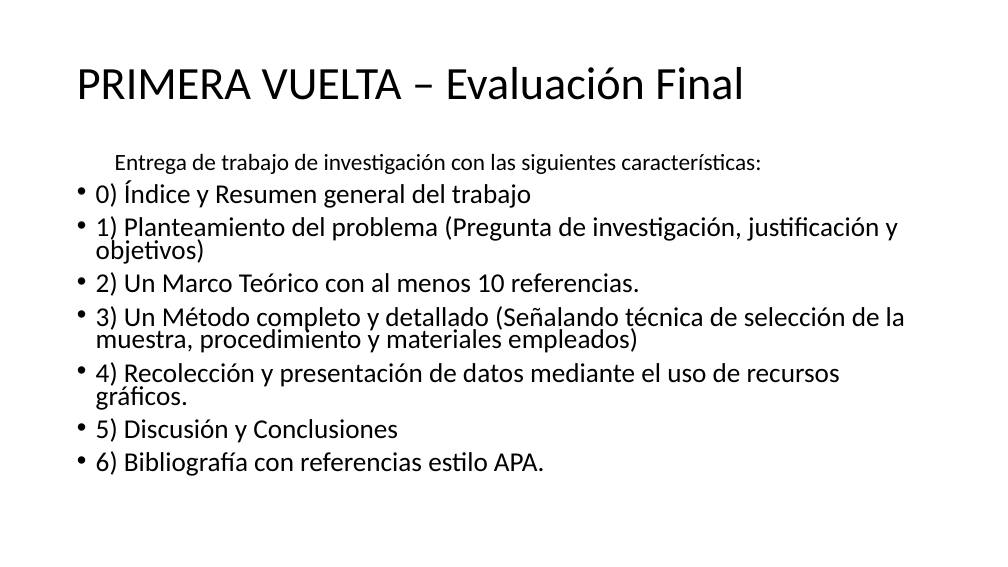
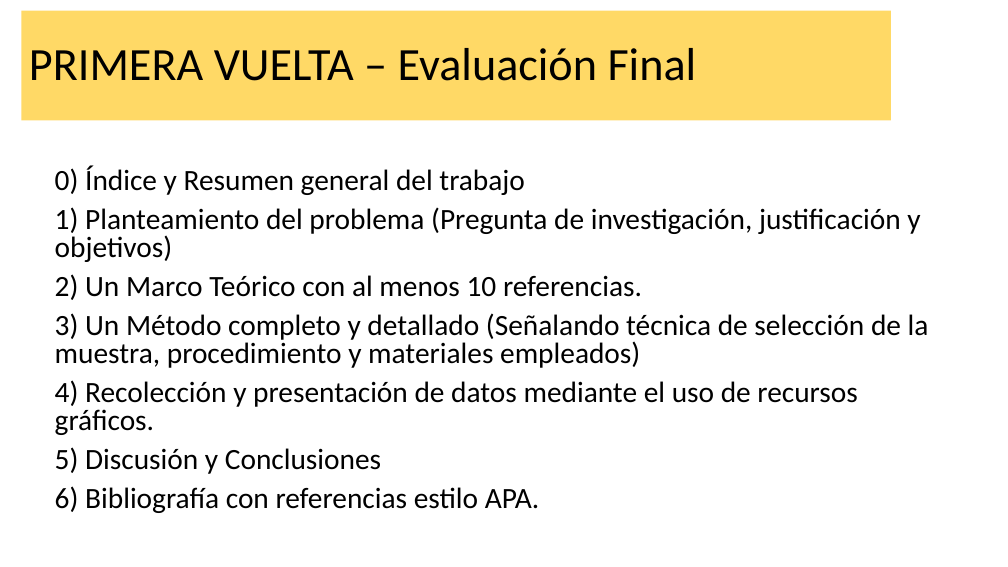
Before and after one commit to Adrifelcha/afchavez-019, a slide deck: slide 8 of JeanPiaget/2019-2020/Cuarentena/Evaluación Final.pptx (slide 6 before the commit). Drawn at 1008x567 pixels with LibreOffice and Linux fonts; fonts in the diff are those of the drawing. Boxes give left, top, right and bottom in pixels: in the first picture for what was removed or moved away, otherwise in the second. Text is boxed around its words. In the diff, an @@ line names an element or a change of style, - is before the commit and + after.

```diff
--- a/JeanPiaget/2019-2020/Cuarentena/Evaluación Final.pptx
+++ b/JeanPiaget/2019-2020/Cuarentena/Evaluación Final.pptx
@@ title "PRIMERA VUELTA – Evaluación Final" resized from (x1=77, y1=67, x2=744, y2=100) to (x1=21, y1=11, x2=891, y2=120) @@
@@ title "PRIMERA VUELTA – Evaluación Final" at (x1=21, y1=11, x2=891, y2=120): fill none to #FFD966 @@
@@ text "0) Índice y Resumen general ..." moved from (x1=96, y1=153, x2=905, y2=476) to (x1=55, y1=166, x2=929, y2=513) @@
@@ text "0) Índice y Resumen general ..." at (x1=55, y1=166, x2=929, y2=513): size 25.9 to 28 pt; bullet • to none; line spacing 0.7 to 0.8 @@
@@ text at (x1=115, y1=153, x2=761, y2=174): paragraph removed @@
-  Entrega de trabajo de investigación con las siguientes características:
```
Also in this commit, not shown: 2 other slides changed, 3 slides added, 26 other files.
